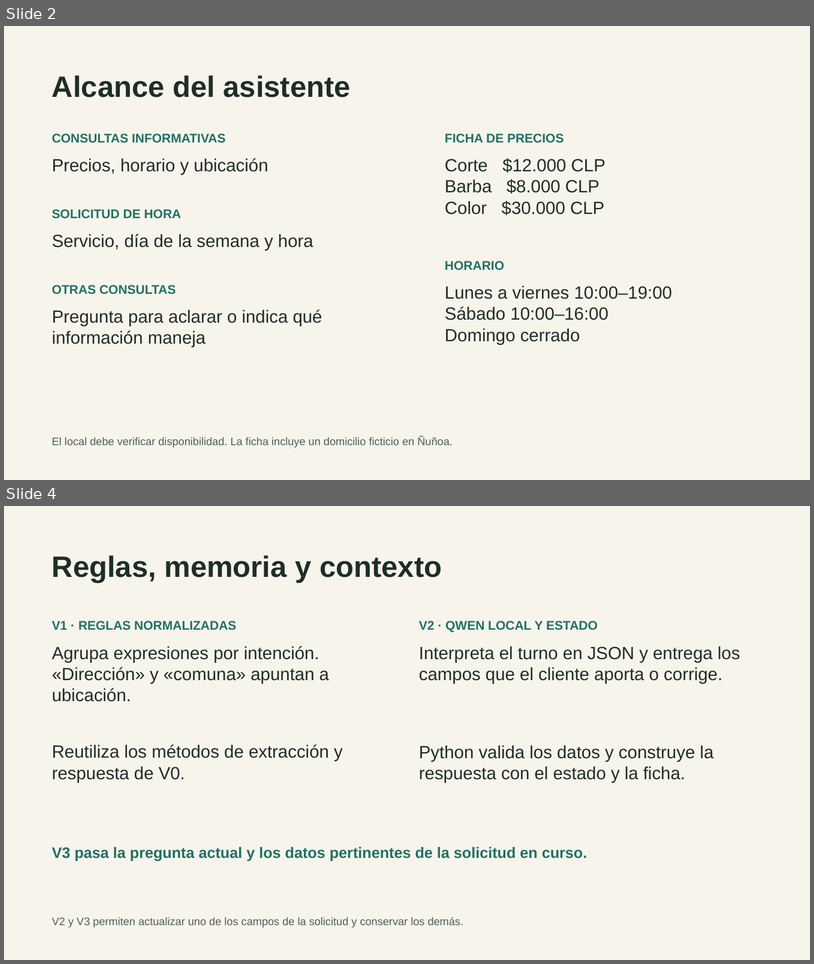
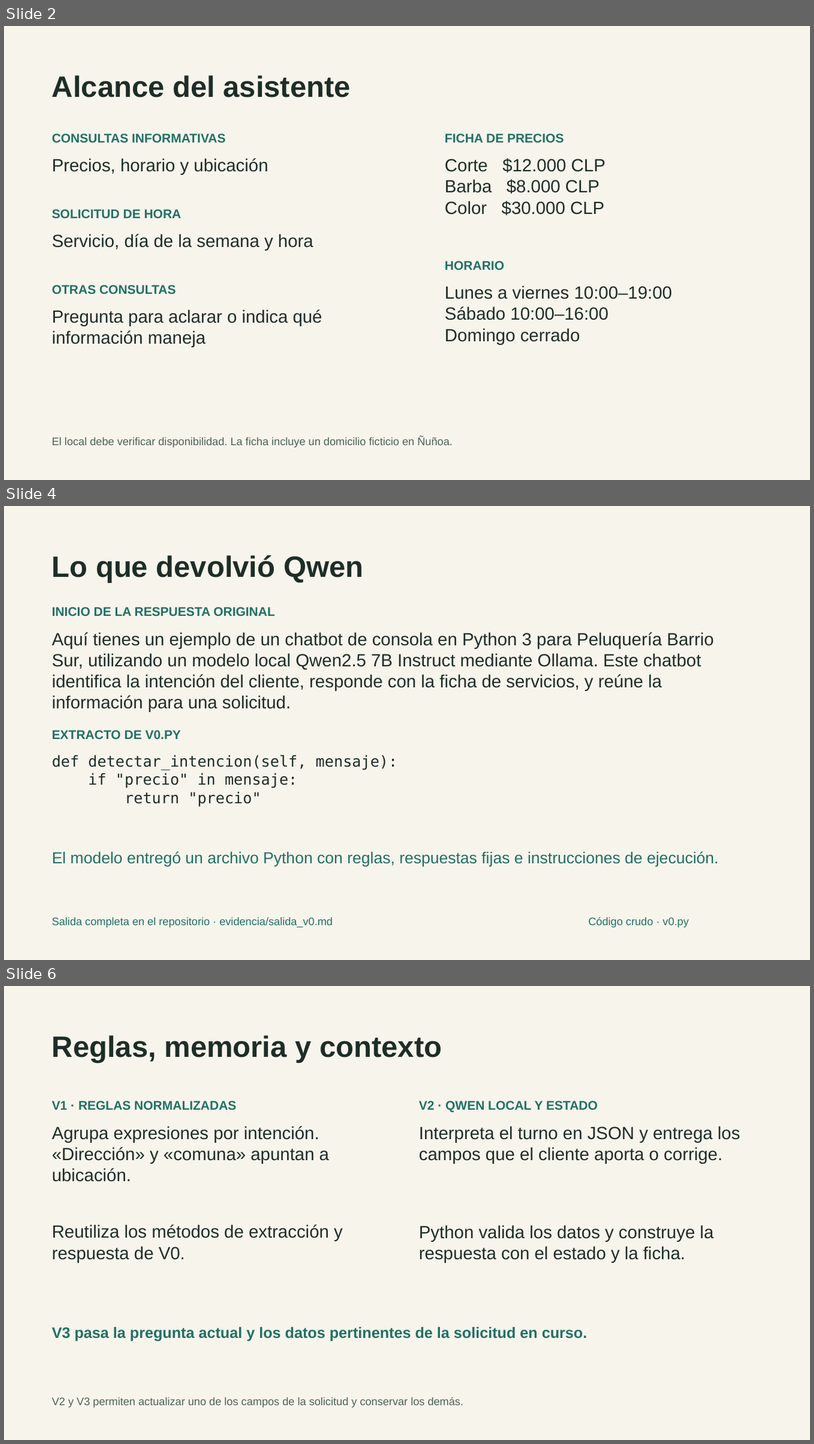
Before and after one commit to skratttt/langchi-peluqueria, a slide deck: presentacion/Defensa_LangChi.pptx. Shown one above the other, each under a label of ours: slides 2 and 4 before the commit, slides 2, 4 and 6 after it; the slides between them are not shown. The pictures are 814x964 and 814x1444 pixels, drawn with LibreOffice and Linux fonts; fonts in the diff are those of the drawing. Boxes give left, top, right and bottom in pixels: in the first picture for what was removed or moved away, otherwise in the second. Text is boxed around its words. In the diff, an @@ line names an element or a change of style, - is before the commit and + after.

Commit message:
Documenta el prompt, la salida original y los fallos de V0 en la defensa

```diff
--- a/presentacion/Defensa_LangChi.pptx
+++ b/presentacion/Defensa_LangChi.pptx
@@ slide 4 added at <box>4,506,810,960</box>, background #F7F4EC @@
@@ text added at <box>52,555,363,583</box>, 35 pt, text #1E2D27, bold @@
+Lo que devolvió Qwen
@@ text added at <box>52,607,275,616</box>, 15 pt, text #207064, bold @@
+INICIO DE LA RESPUESTA ORIGINAL
@@ text added at <box>52,632,714,712</box>, 21 pt, text #1E2D27 @@
+Aquí tienes un ejemplo de un chatbot de consola en Python 3 para Peluquería Barrio Sur, utilizando un modelo local Qwen2.5 7B Instruct mediante Ollama. Este chatbot identifica la intención del cliente, responde con la ficha de servicios, y reúne la información para una solicitud.
@@ text added at <box>52,730,181,739</box>, 15 pt, text #207064, bold @@
+EXTRACTO DE V0.PY
@@ text added at <box>52,754,398,807</box>, 18 pt, text #1E2D27 @@
+def detectar_intencion(self, mensaje):
+if "precio" in mensaje:
+return "precio"
@@ text added at <box>52,851,719,867</box>, 19 pt, text #207064 @@
+El modelo entregó un archivo Python con reglas, respuestas fijas e instrucciones de ejecución.
@@ text added at <box>52,916,333,927</box>, 13 pt, text #207064 @@
+Salida completa en el repositorio · evidencia/salida_v0.md
@@ text added at <box>588,916,689,927</box>, 13 pt, text #207064 @@
+Código crudo · v0.py
@@ what was slide 4 is now slide 6 @@
```
Also in this commit, not shown: 1 slide changed, 12 other slides added, 1 slide removed, 1 other file.
